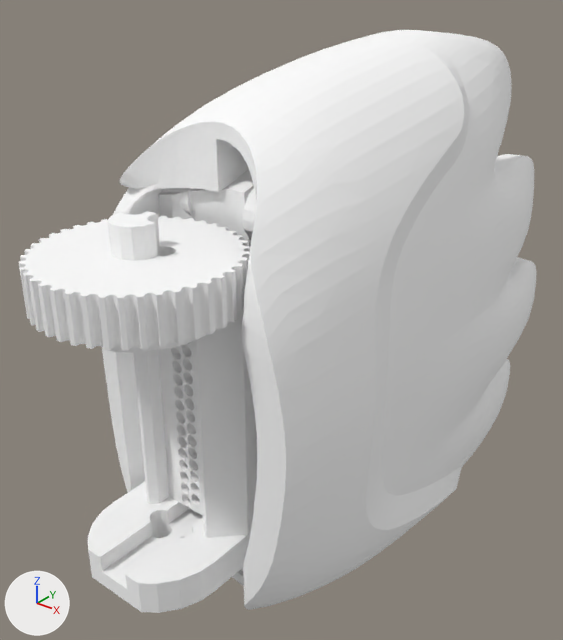
The OBJ model hands/l30/meshes/visual/lh_wrist_carpal_link0_vis.obj as it was, and as the next commit left it.
Camera for both pictures: a camera (50 mm lens) standing at (0.0664, -0.0561, 0.0559) and looking at (-0.0061, 0.0346, -0.0003). The axes (+X, +Y, +Z) are drawn at lower left. The lights are the same throughout. The picture after the commit comes second. Where no turn or scale is listed for an object, it has been applied to the vertices.

The older version as bpy lines, for what is in view:
```python
mat_lh_wrist_carpal_link0 = principled_material('lh_wrist_carpal_link0')
mat_lh_wrist_carpal_link0.texture = img_palette_png
mat_lh_wrist_carpal_link0.roughness = 1.0
me_lh_wrist_carpal_link0 = bpy.data.meshes.new('lh_wrist_carpal_link0')
me_lh_wrist_carpal_link0.from_pydata(...)  # 22240 vertices, 44718 faces; spans x -0.025..0.0229, y -0.0131..0.0909, z -0.0432..0.0437
me_lh_wrist_carpal_link0.materials.append(mat_lh_wrist_carpal_link0)  # picture img_palette_png
ob_lh_wrist_carpal_link0 = bpy.data.objects.new('lh_wrist_carpal_link0', me_lh_wrist_carpal_link0)
ob_lh_wrist_carpal_link0.location = (0.0, 0.0, 0.0)
```
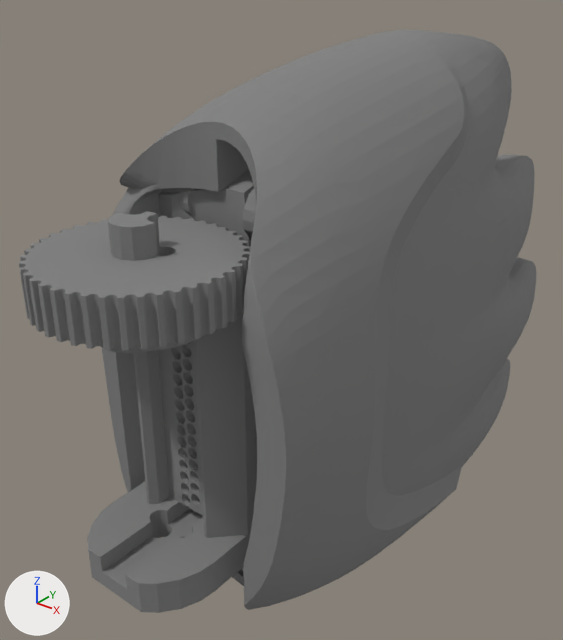
Boxes (x1, y1, x2, y2) around the edits, measured in the pictures (563 x 640 px):
```json
{"object": "lh_wrist_carpal_link0", "change": "surface changed", "before": [19, 30, 536, 613], "after": [19, 30, 536, 613], "on screen": "white to grey"}
```

Scene script edits in JSON lines:
```json
{"op": "add", "block": "img_l30_palette_png", "code": ["img_l30_palette_png = load_image('l30_palette.png', 'l30_palette.png', 16, 16, 'sRGB')"]}
{"op": "set", "path": "mat_lh_wrist_carpal_link0.texture", "old": "img_palette_png", "new": "img_l30_palette_png"}
{"block": "me_lh_wrist_carpal_link0", "where": "me_lh_wrist_carpal_link0.from_pydata(...)  # 22240 vertices, 44718 faces; spans x -0.025..0.0229, y -0.0131..0.0909, z -0.0432..0.0437"}
{"block": "me_lh_wrist_carpal_link0", "where": "# used by ob_lh_wrist_carpal_link0; location = (0.0, 0.0, 0.0)"}
{"block": "me_lh_wrist_carpal_link0", "change": "me_lh_wrist_carpal_link0 part 1: texture (UV) coordinates of 44718 of 44718 faces, centred in x -0.0249..0.0227, y -0.0131..0.0909, z -0.0428..0.0437, changed; they spanned u 0.25..0.25, v 0.5..0.5 and now span u 0.5..0.5, v 0.5..0.5"}
```
